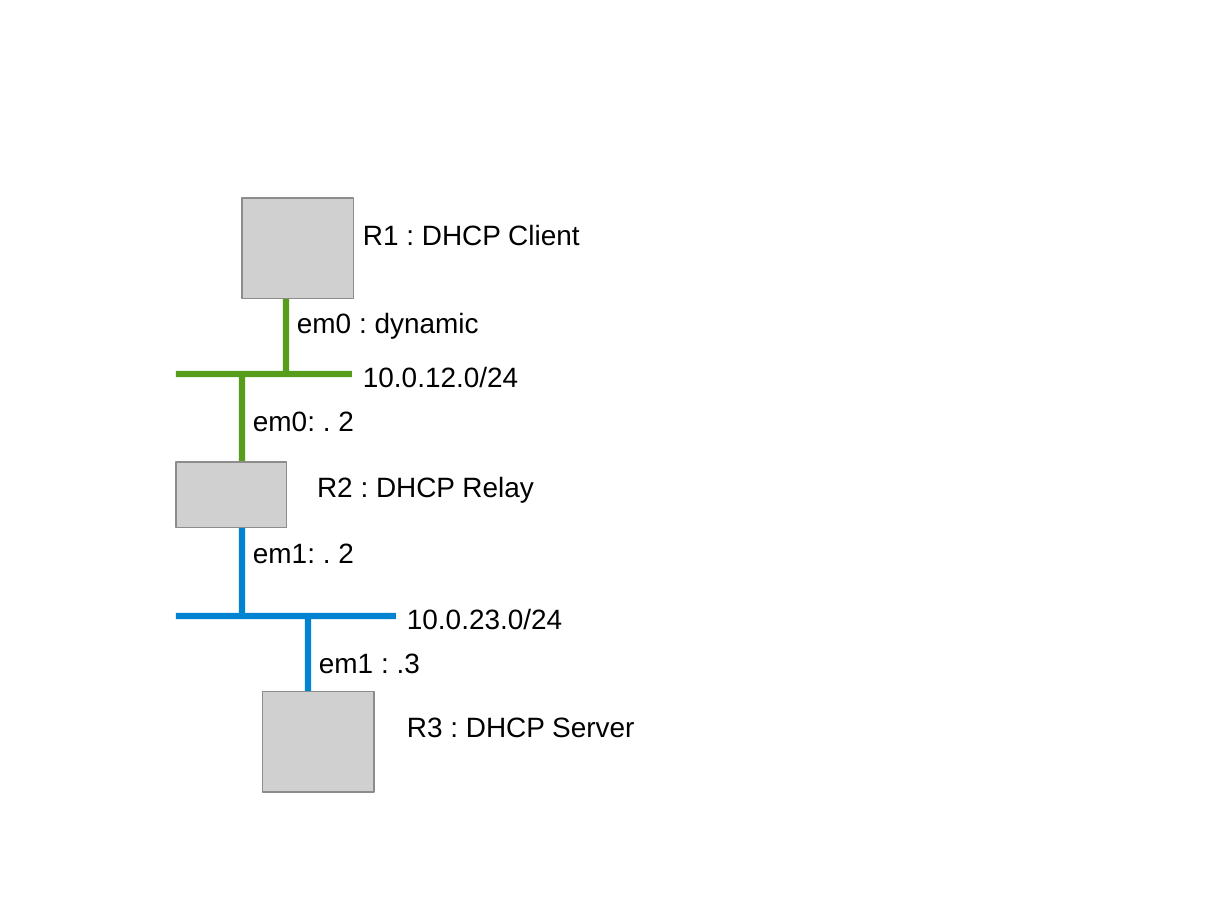
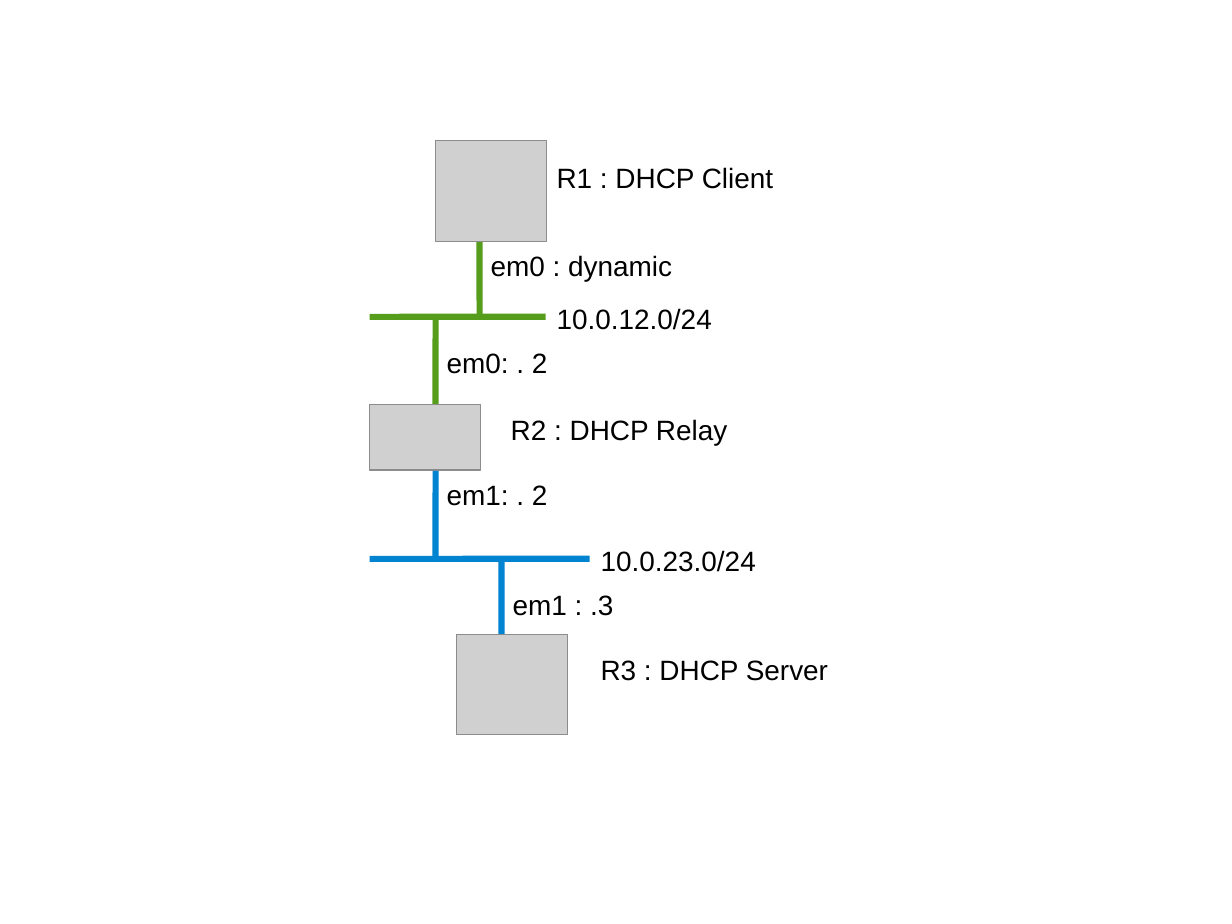
Before and after one commit to ocochard/BSDRP, a slide deck: slide 12 of trunk/docs/labs.examples.odp (slide 9 before the commit). Drawn at 1232x924 pixels with LibreOffice and Linux fonts; fonts in the diff are those of the drawing; grey boxes stand for pictures. Boxes give left, top, right and bottom in pixels: in the first picture for what was removed or moved away, otherwise in the second. Text is boxed around its words. In the diff, an @@ line names an element or a change of style, - is before the commit and + after.

```diff
--- a/trunk/docs/labs.examples.odp
+++ b/trunk/docs/labs.examples.odp
@@ line moved from (243, 462) - (243, 375) to (480, 229) - (480, 316) @@
@@ text "em0 : dynamic" moved from (x1=297, y1=312, x2=479, y2=338) to (x1=491, y1=255, x2=672, y2=281) @@
@@ line moved from (352, 375) - (176, 375) to (546, 316) - (370, 316) @@
@@ line moved from (286, 286) - (286, 375) to (436, 405) - (436, 316) @@
@@ 8 texts, 3 pictures, 3 lines moved together from (x1=176, y1=198, x2=634, y2=793) to (x1=370, y1=141, x2=828, y2=736) @@
```
Also in this commit, not shown: 2 other slides changed, 4 slides added.
